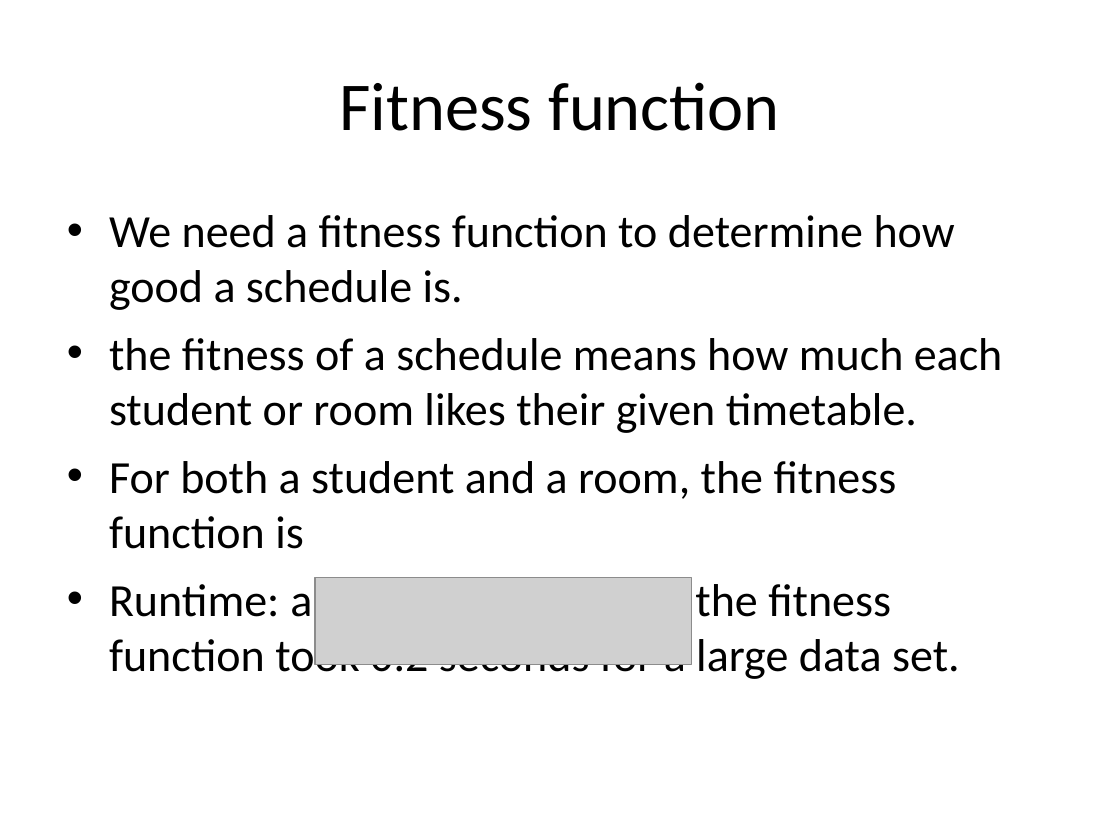
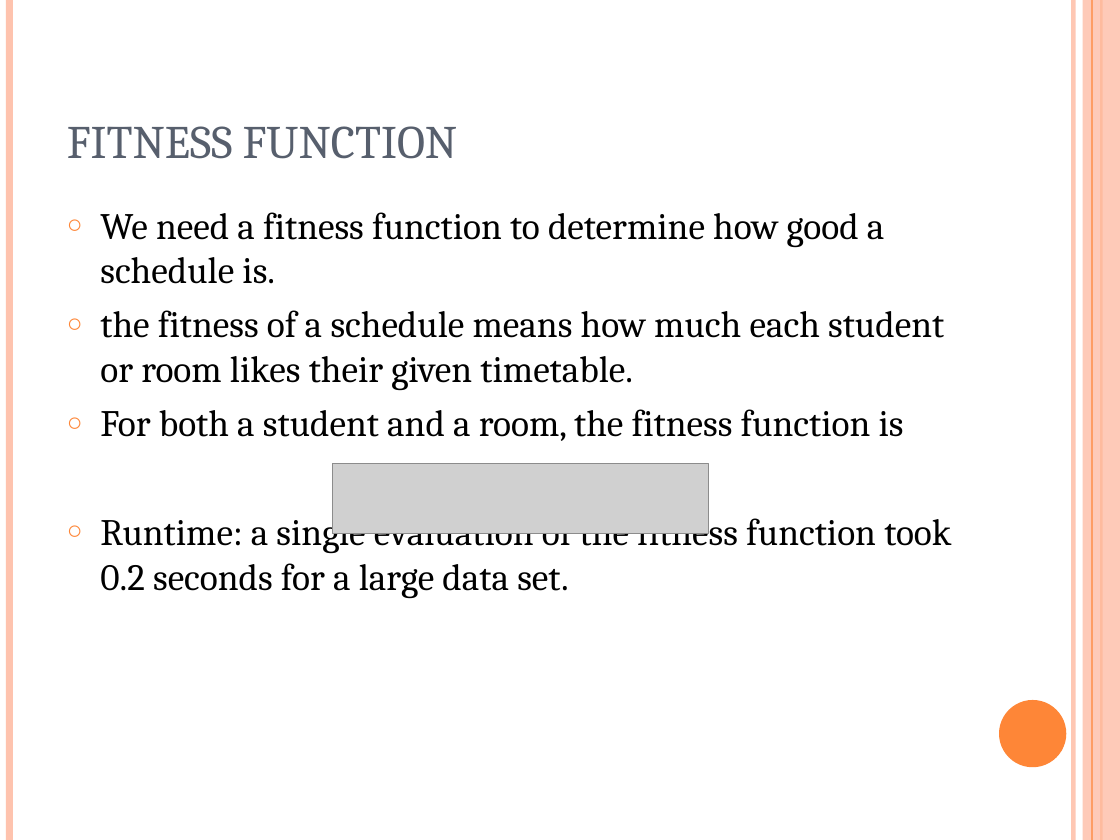
Before and after one commit to akokcam/csc384-genetic-algorithms-project, a slide deck: slide 2 of GA_TestBench/Data Files/presentation.ppt. Drawn at 1120x840 pixels with LibreOffice and Linux fonts; fonts in the diff are those of the drawing; grey boxes stand for pictures. Boxes give left, top, right and bottom in pixels: in the first picture for what was removed or moved away, otherwise in the second. Text is boxed around its words. In the diff, an @@ line names an element or a change of style, - is before the commit and + after.

```diff
--- a/GA_TestBench/Data Files/presentation.ppt
+++ b/GA_TestBench/Data Files/presentation.ppt
@@ line added from (9, 0) to (9, 840), #FEC3AE 4.51 pt @@
@@ line added from (1073, 0) to (1073, 840), #FEC3AE 3 pt @@
@@ rectangle added at box(1083, 0, 1120, 840), fill #FEC3AE at 87% opacity @@
@@ line added from (1092, 0) to (1092, 840), #FE8637 0.74 pt @@
@@ line added from (1101, 0) to (1101, 840), #FE8637 1.5 pt @@
@@ title "FITNESS FUNCTION" at box(67, 126, 458, 159): vertical alignment middle to bottom @@
@@ title at box(67, 126, 458, 159): text changed; size 44 to 30 pt; font Calibri to Cambria; text colour #000000 to #575F6D @@
-Fitness function
+FITNESS FUNCTION
@@ text "We need a fitness function ..." at box(100, 212, 951, 599): size 29.6 to 24 pt, font Calibri to Cambria; bullet • to ○; less space between paragraphs; bullet colour #000000 to #FE8637 @@
@@ picture: place and size @@
-picture at box(315, 578, 691, 665)
+picture at box(333, 464, 709, 534)
@@ ellipse added at box(999, 700, 1066, 767), fill #FE8637 @@
```
Also in this commit, not shown: 11 other slides changed.
